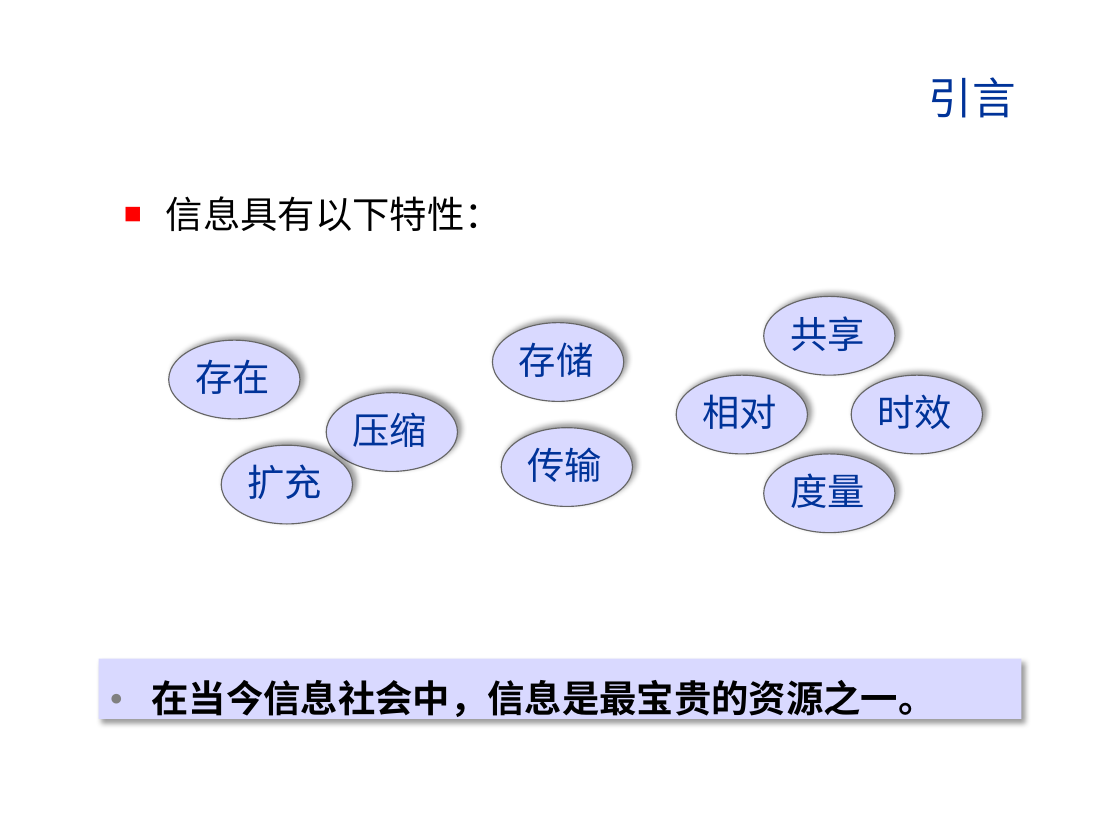
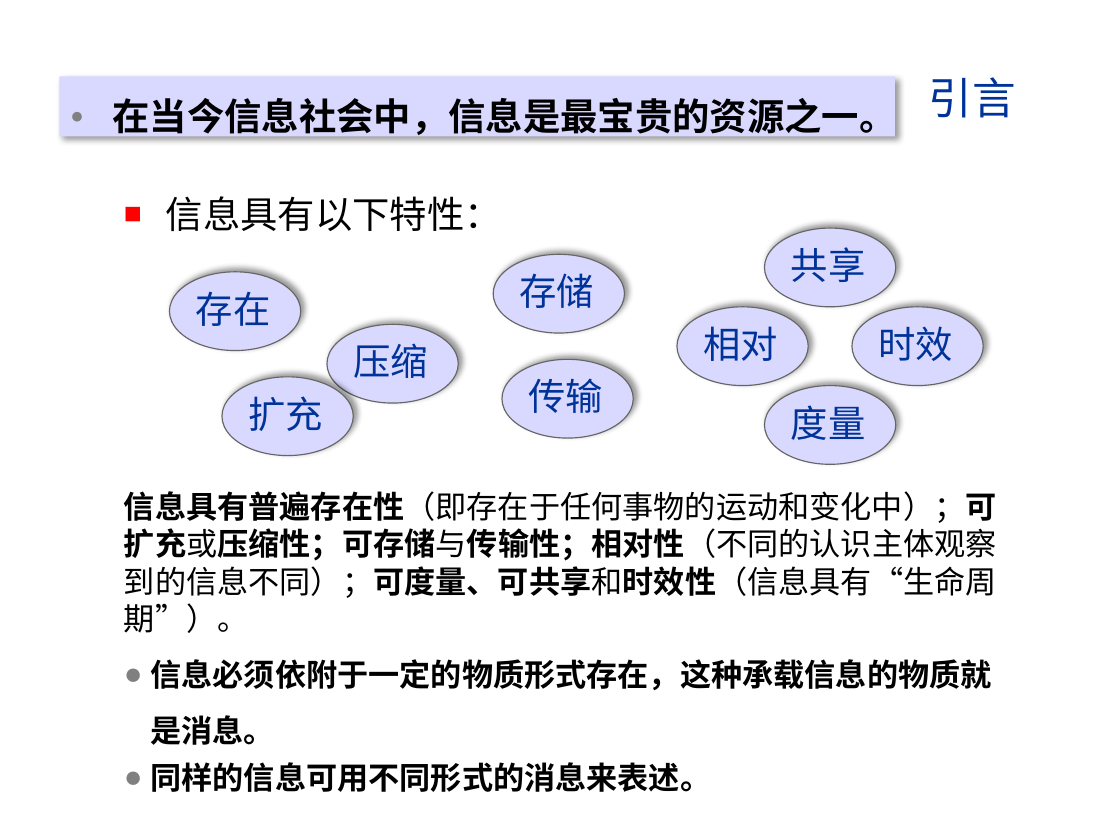
Before and after one commit to Happyday159/course-materials, a slide deck: slide 27 of files/lecture1a.pptx. Drawn at 1120x840 pixels with LibreOffice and Linux fonts; fonts in the diff are those of the drawing; background and template pictures are left out. Boxes give left, top, right and bottom in pixels: in the first picture for what was removed or moved away, otherwise in the second. Text is boxed around its words. In the diff, an @@ line names an element or a change of style, - is before the commit and + after.

```diff
--- a/files/lecture1a.pptx
+++ b/files/lecture1a.pptx
@@ rectangle "在当今信息社会中，信息是最宝贵的资源之一。": place and size @@
-rectangle "在当今信息社会中，信息是最宝贵的资源之一。" at bbox=[99, 659, 1021, 719]
+rectangle "在当今信息社会中，信息是最宝贵的资源之一。" at bbox=[59, 76, 895, 137]
@@ 9 texts, 9 ellipses: place and size @@
-9 texts, 9 ellipses at bbox=[169, 297, 982, 532]
+9 texts, 9 ellipses at bbox=[169, 228, 983, 464]
@@ text added at bbox=[124, 491, 997, 792], 20 pt, text #000000, bold @@
+信息具有普遍存在性（即存在于任何事物的运动和变化中）；可扩充或压缩性；可存储与传输性；相对性（不同的认识主体观察到的信息不同）；可度量、可共享和时效性（信息具有“生命周期”）。
+● 信息必须依附于一定的物质形式存在，这种承载信息的物质就是消息。
+● 同样的信息可用不同形式的消息来表述。
```
Also in this commit, not shown: 2 other slides changed, 1 other file.
